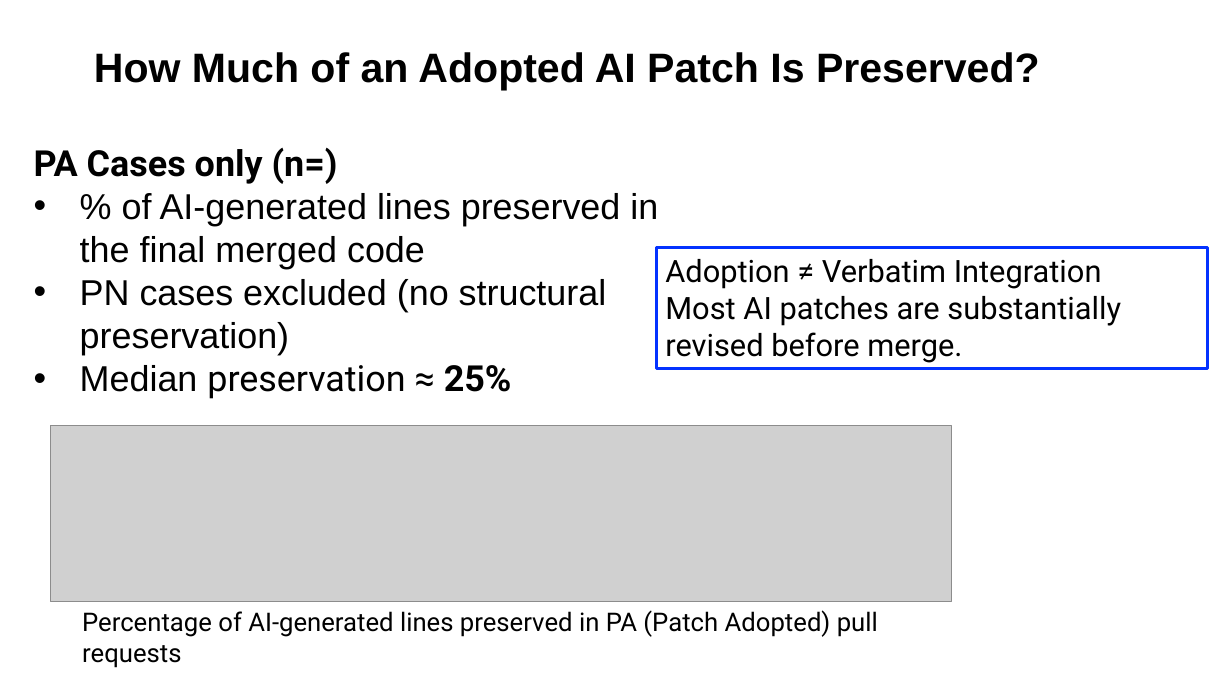
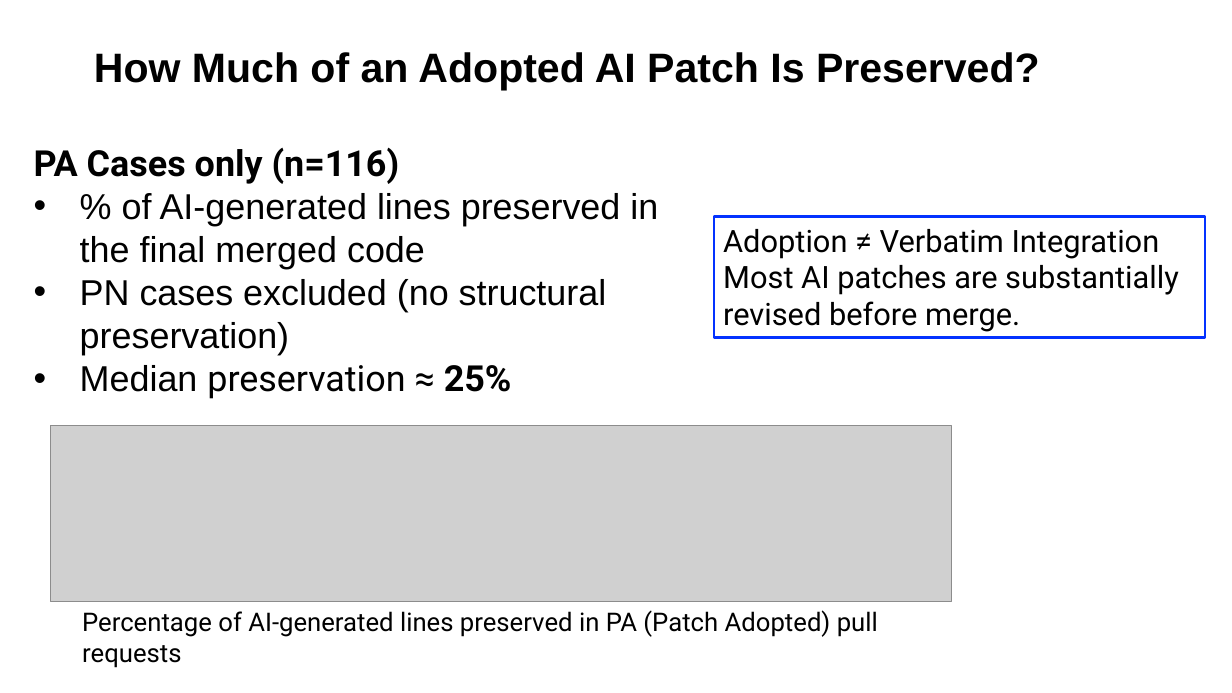
Before and after one commit to johnxu21/johnxu21.github.io, a slide deck: slide 10 of teaching/CS472/Timetable/LLM-V1.pptx. Drawn at 1232x693 pixels with LibreOffice and Linux fonts; fonts in the diff are those of the drawing; grey boxes stand for pictures. Boxes give left, top, right and bottom in pixels: in the first picture for what was removed or moved away, otherwise in the second. Text is boxed around its words. In the diff, an @@ line names an element or a change of style, - is before the commit and + after.

```diff
--- a/teaching/CS472/Timetable/LLM-V1.pptx
+++ b/teaching/CS472/Timetable/LLM-V1.pptx
@@ text at [34, 148, 400, 184]: text changed @@
-PA Cases only (n=)
+PA Cases only (n=116)
@@ rectangle "Adoption ≠ Verbatim Integration Most ...": place and size @@
-rectangle "Adoption ≠ Verbatim Integration Most ..." at [656, 248, 1208, 369]
+rectangle "Adoption ≠ Verbatim Integration Most ..." at [714, 217, 1205, 338]
```
Also in this commit, not shown: 9 other slides changed, 1 slide added, 1 slide removed.
